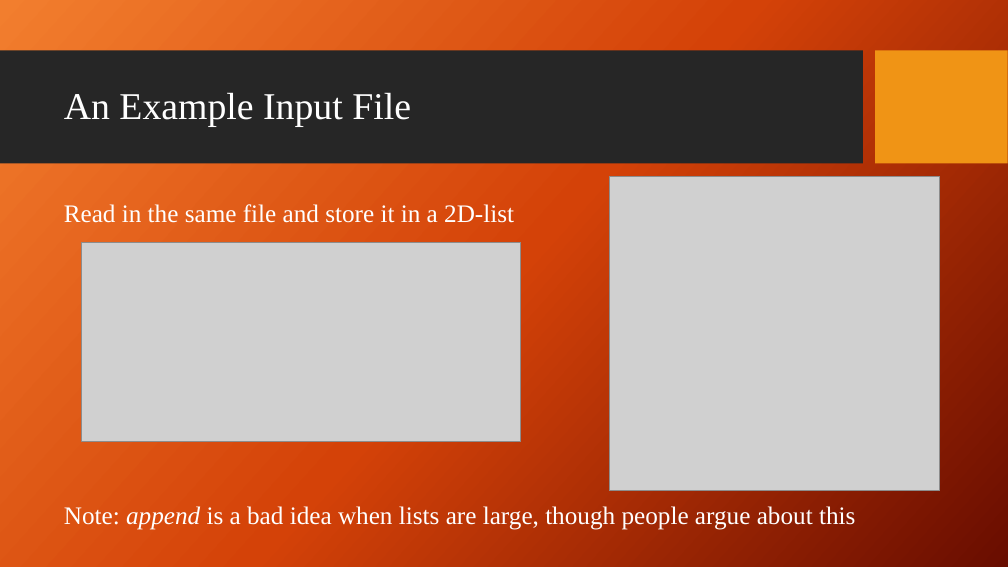
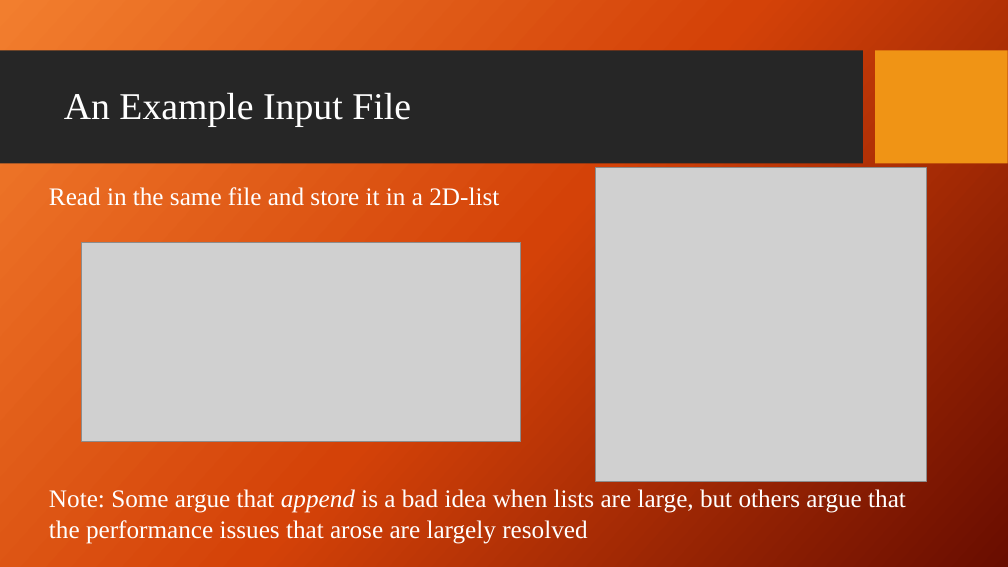
Before and after one commit to giganano/PythonBootcamp, a slide deck: slide 5 of slides/fileIO.pptx. Drawn at 1008x567 pixels with LibreOffice and Linux fonts; fonts in the diff are those of the drawing; grey boxes stand for pictures; background and template pictures are left out. Boxes give left, top, right and bottom in pixels: in the first picture for what was removed or moved away, otherwise in the second. Text is boxed around its words. In the diff, an @@ line names an element or a change of style, - is before the commit and + after.

```diff
--- a/slides/fileIO.pptx
+++ b/slides/fileIO.pptx
@@ text "Read in the same file ...": place and size @@
-text "Read in the same file ..." at <box>64,204,855,530</box>
+text "Read in the same file ..." at <box>49,187,906,544</box>
@@ picture: place and size @@
-picture at <box>609,177,940,492</box>
+picture at <box>596,167,926,482</box>
@@ text at <box>49,489,906,544</box>: text changed @@
-Note: append is a bad idea when lists are large, though people argue about this
+Note: Some argue that append is a bad idea when lists are large, but others argue that the performance issues that arose are largely resolved
```
Also in this commit, not shown: 2 other slides changed, 2 other files.
